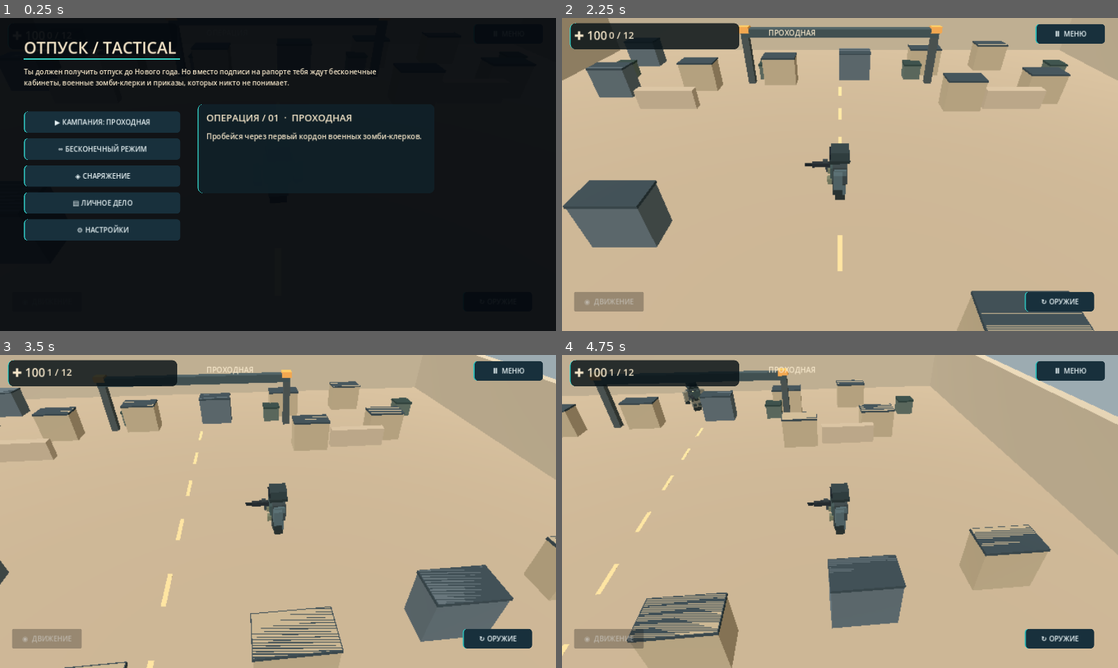
Above: before the commit, frames 1-4 (two rows, left to right).
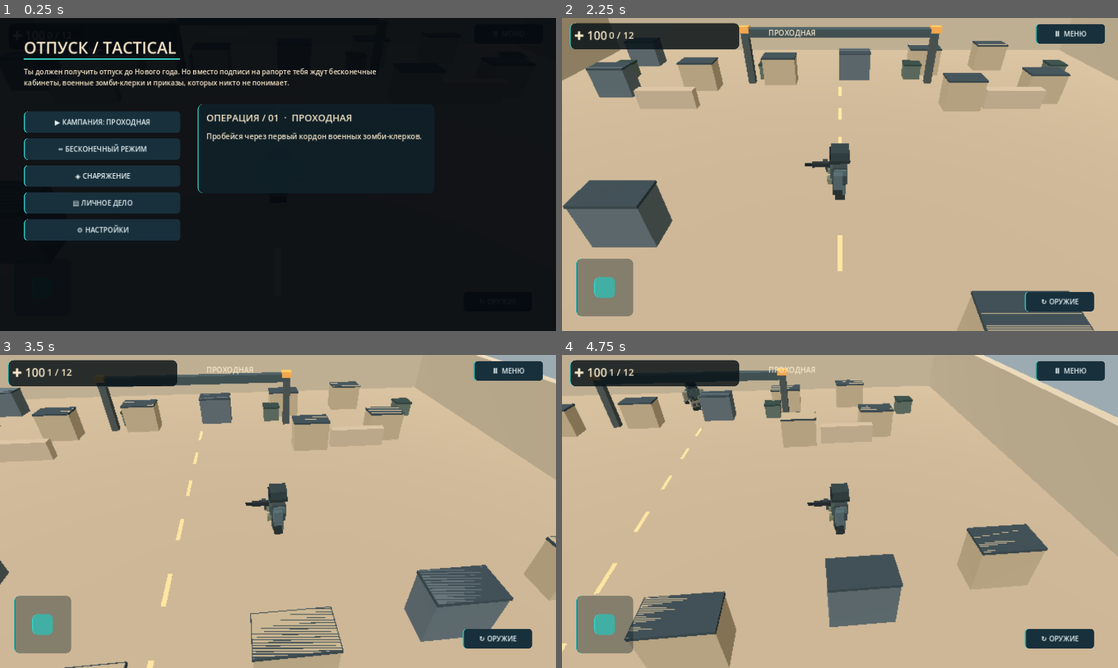
Above: after the commit, the same moments.

Repository: gemini13334-beep/---
Game: Godot game, scene res://scenes/main.tscn
Same seed, same stepped clock (60 frames per second), same inputs: the game is played once before the commit and once after it.
Inputs (mouse positions are in pixels of both pictures, inside the frame that each line leads up to):
- Up to frame 1 (0.25 s): no input
- Up to frame 2 (2.25 s): click "Ⅱ МЕНЮ" at 0.5 s; click "↻ ОРУЖИЕ" at 1.25 s; click "▶ КАМПАНИЯ: ПРОХОДНАЯ" at 2 s
- Up to frame 3 (3.5 s): tap Enter at 2.75 s; move the mouse to (400, 495) at 2.77 s; hold D from 2.78 s (still down); click (400, 495) at 2.92 s
- Up to frame 4 (4.75 s): release D at 3.5 s; drag from (728, 527) to (812, 574) at 3.52 s; move the mouse to (895, 442) at 4.27 s; hold D from 4.28 s (still down); click (895, 442) at 4.42 s

The runs differ from the first frame. In frame 2, 1.6% of the frame differs, in the area x 2-15%, y 76-96%; in frame 3, 1.6%; in frame 4, 5.4%, in the area x 0-100%, y 0-100%.

Commit message:
Implement visible responsive touch joystick for mobile movement without building APK

Diff:
--- a/godot/scripts/main.gd
+++ b/godot/scripts/main.gd
@@ -20,6 +20,8 @@
 var joystick := Vector2.ZERO
 var touch_origin := Vector2.ZERO
 var touch_id := -1
+var joystick_base: Panel
+var joystick_knob: Panel
 var hud: Control
 var menu_layer: Control
 var status_label: Label
@@ -341,11 +343,13 @@
  weapon.position=Vector2(-215,-90)
  weapon.pressed.connect(func(): weapon_index=(weapon_index+1)%WEAPONS.size();weapon.text="↻ "+str(WEAPONS[weapon_index]["name"]))
  hud.add_child(weapon)
- var stick:=_button("◉  ДВИЖЕНИЕ")
- stick.set_anchors_preset(Control.PRESET_BOTTOM_LEFT)
- stick.position=Vector2(28,-90)
- stick.disabled=true
- hud.add_child(stick)
+ joystick_base=_panel(Vector2(32,-166),Vector2(132,132),Color(0.05,0.13,0.16,0.38))
+ joystick_base.set_anchors_preset(Control.PRESET_BOTTOM_LEFT)
+ joystick_base.mouse_filter=Control.MOUSE_FILTER_IGNORE
+ hud.add_child(joystick_base)
+ joystick_knob=_panel(Vector2(42,42),Vector2(48,48),Color(0.18,0.74,0.70,0.78))
+ joystick_knob.mouse_filter=Control.MOUSE_FILTER_IGNORE
+ joystick_base.add_child(joystick_knob)
  hit_marker=_label("✕",38)
  hit_marker.set_anchors_preset(Control.PRESET_CENTER)
  hit_marker.position=Vector2(-16,-24)
@@ -522,6 +526,9 @@
  enemies.clear()
  _clear_menu()
  playing=true
+ touch_id=-1
+ joystick=Vector2.ZERO
+ _update_joystick_visual()
  status_label.text="∞ БЕСКОНЕЧНЫЙ" if endless else str(Story.mission(stage)["name"])
  kills_label.text="0 / ∞" if endless else "0 / %d"%_target()
 
@@ -546,17 +553,24 @@
 func _input(event:InputEvent)->void:
  if not playing: return
  if event is InputEventScreenTouch:
-  if event.pressed and event.position.x < get_viewport().get_visible_rect().size.x*0.45:
+  if event.pressed and touch_id==-1 and event.position.x<get_viewport().get_visible_rect().size.x*0.45 and event.position.y>get_viewport().get_visible_rect().size.y*0.35:
    touch_id=event.index
    touch_origin=event.position
+   joystick=Vector2.ZERO
+   _update_joystick_visual()
   elif not event.pressed and event.index==touch_id:
    touch_id=-1
    joystick=Vector2.ZERO
+   _update_joystick_visual()
  if event is InputEventScreenDrag and event.index==touch_id:
-  var diff:Vector2=(event.position-touch_origin)/85.0
-  joystick=diff.limit_length()
+  joystick=((event.position-touch_origin)/65.0).limit_length()
+  _update_joystick_visual()
  if event is InputEventKey and event.pressed and event.keycode==KEY_ESCAPE:
   _show_menu()
+
+func _update_joystick_visual()->void:
+ if is_instance_valid(joystick_knob):
+  joystick_knob.position=Vector2(42,42)+joystick*34.0
 
 func _load()->void:
  if not FileAccess.file_exists(SAVE_PATH): return
